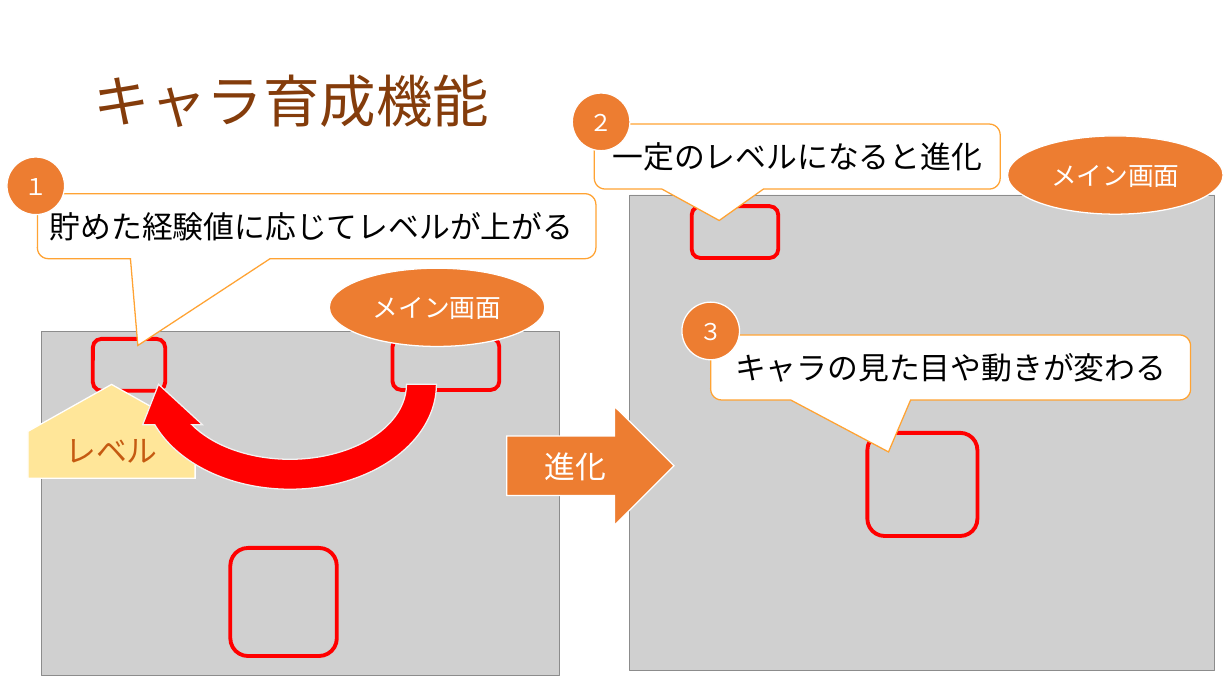
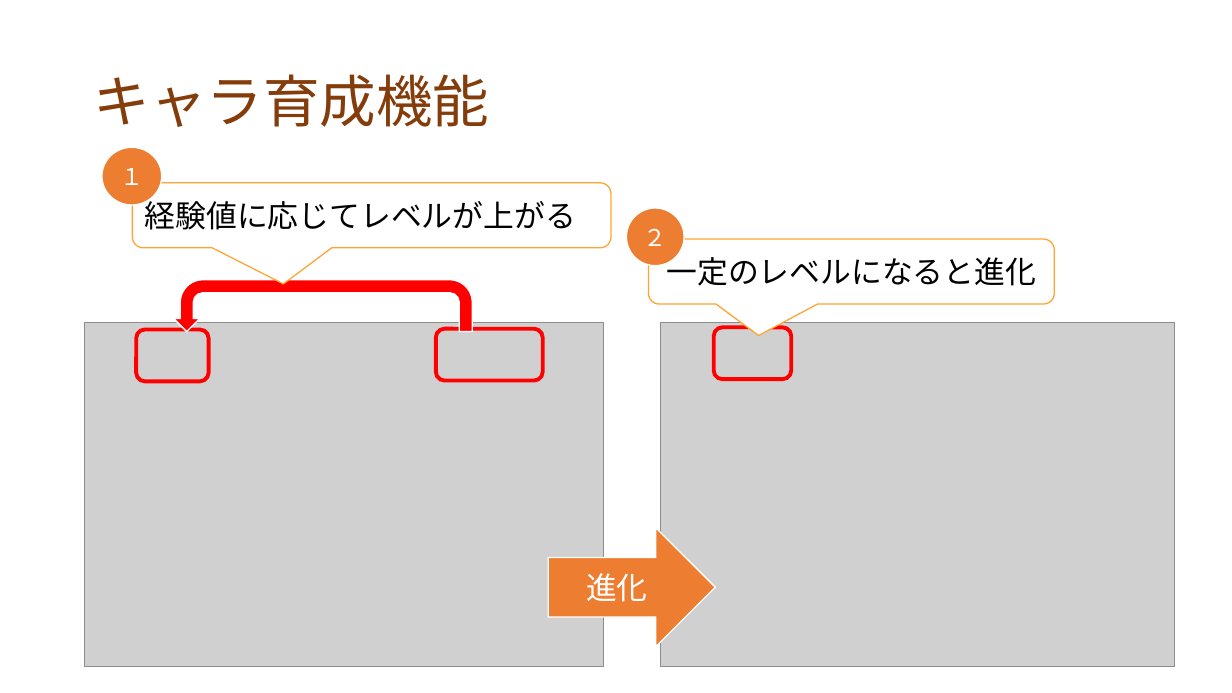
Before and after one commit to dojo2022/F-3, a slide deck: slide 10 of doc/プレゼン資料_F3_なかおっち.pptx. Drawn at 1232x693 pixels with LibreOffice and Linux fonts; fonts in the diff are those of the drawing; grey boxes stand for pictures. Boxes give left, top, right and bottom in pixels: in the first picture for what was removed or moved away, otherwise in the second. Text is boxed around its words. In the diff, an @@ line names an element or a change of style, - is before the commit and + after.

```diff
--- a/doc/プレゼン資料_F3_なかおっち.pptx
+++ b/doc/プレゼン資料_F3_なかおっち.pptx
@@ ellipse "１": place and size @@
-ellipse "１" at (7, 157, 65, 214)
+ellipse "１" at (102, 147, 162, 204)
@@ ellipse removed at (1007, 136, 1223, 214) @@
-メイン画面
@@ rounded speech box "経験値に応じてレベルが上がる": place and size @@
-rounded speech box "経験値に応じてレベルが上がる" at (37, 194, 595, 259)
+rounded speech box "経験値に応じてレベルが上がる" at (132, 183, 611, 248)
@@ rounded speech box "経験値に応じてレベルが上がる" at (132, 183, 611, 248): proportions changed @@
@@ text in rounded speech box at (145, 196, 576, 230): text changed @@
-貯めた経験値に応じてレベルが上がる
+経験値に応じてレベルが上がる
@@ ellipse "２": place and size @@
-ellipse "２" at (572, 93, 629, 151)
+ellipse "２" at (627, 208, 684, 265)
@@ rounded speech box "一定のレベルになると進化" at (649, 239, 1055, 304): proportions changed @@
@@ rounded speech box "一定のレベルになると進化": place and size @@
-rounded speech box "一定のレベルになると進化" at (594, 124, 1000, 189)
+rounded speech box "一定のレベルになると進化" at (649, 239, 1055, 304)
@@ circular arrow removed at (128, 264, 451, 505) @@
@@ ellipse removed at (329, 268, 544, 347) @@
-メイン画面
@@ uturn arrow added at (174, 280, 472, 332), fill #FF0000, outline #FFFFFF 1 pt @@
@@ 2 rounded rectangles, 1 picture: place and size @@
-2 rounded rectangles, 1 picture at (42, 332, 560, 676)
+2 rounded rectangles, 1 picture at (85, 323, 604, 666)
@@ picture: place and size @@
-picture at (630, 195, 1215, 671)
+picture at (661, 323, 1175, 666)
@@ ellipse removed at (682, 302, 739, 360) @@
-３
@@ rounded rectangle: place and size @@
-rounded rectangle at (692, 206, 779, 258)
+rounded rectangle at (714, 327, 791, 379)
@@ rounded speech box removed at (711, 335, 1190, 400) @@
-キャラの見た目や動きが変わる
@@ pentagon arrow removed at (28, 384, 195, 478) @@
@@ text removed at (65, 439, 157, 463) @@
-レベル
@@ rounded rectangle removed at (868, 433, 978, 536) @@
@@ right arrow "進化": place and size @@
-right arrow "進化" at (507, 407, 675, 526)
+right arrow "進化" at (548, 528, 715, 647)
@@ rounded rectangle removed at (230, 548, 336, 656) @@
```
Also in this commit, not shown: 6 other slides changed, 1 slide added.
